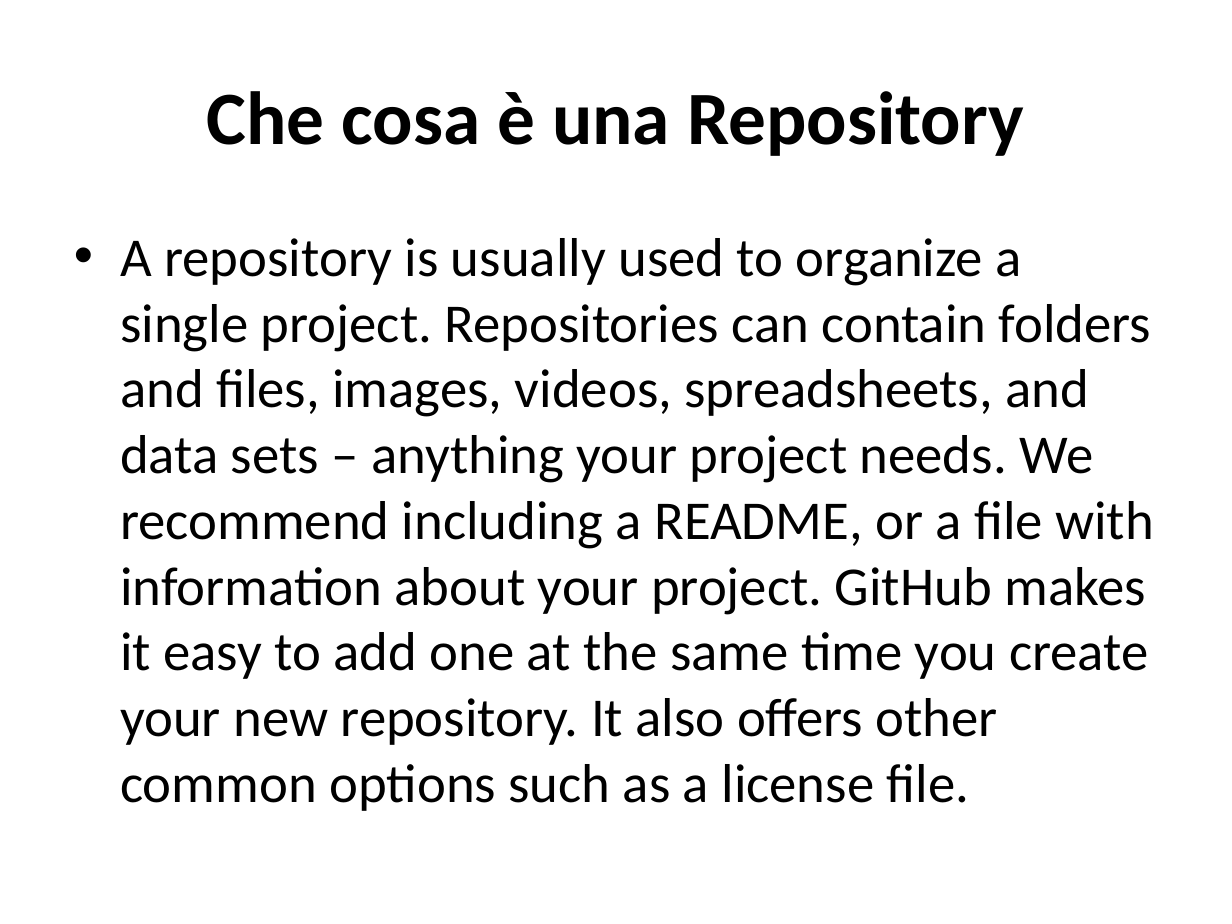
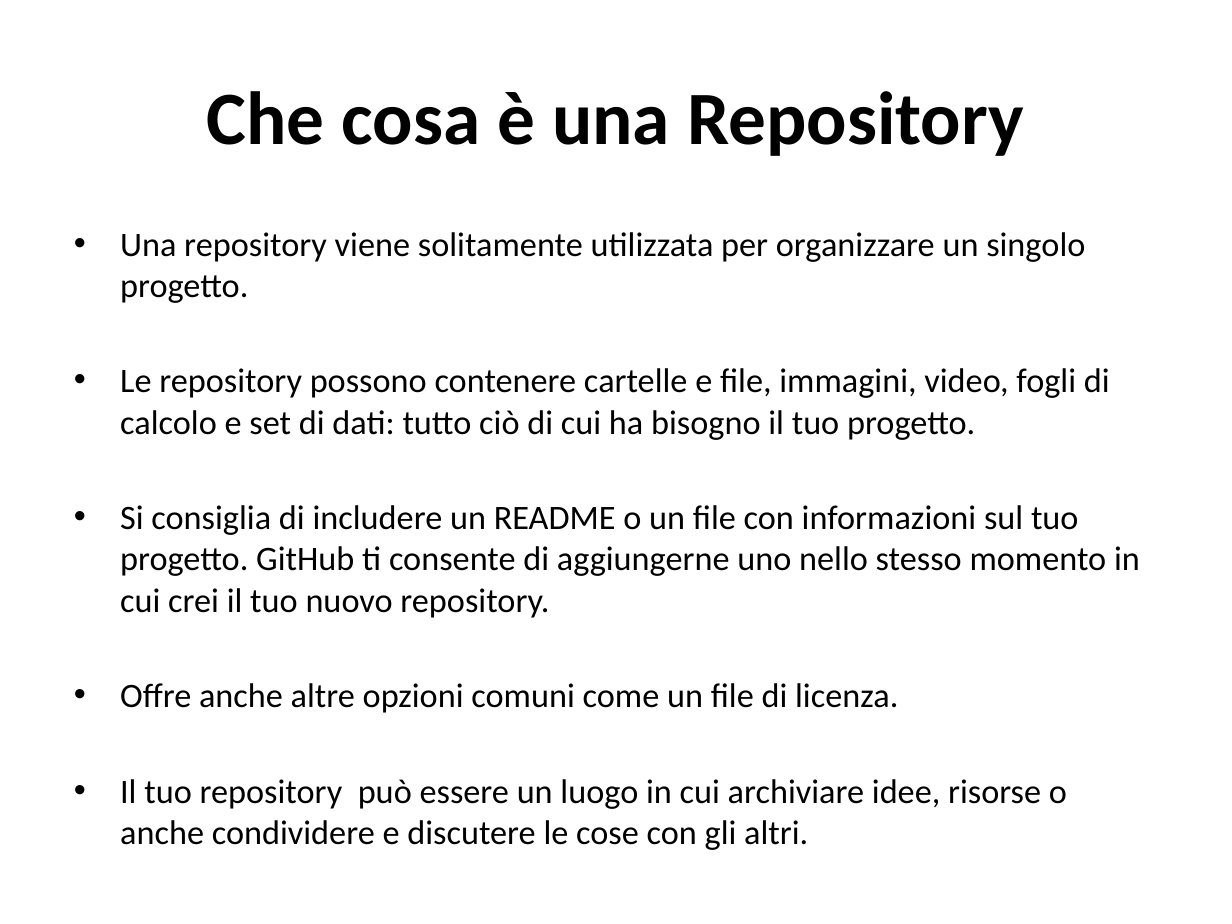
Before and after one commit to TeamEngim/GitHub-Introduction, a slide deck: slide 6 of Primi passi su GitHub.pptx (slide 5 before the commit). Drawn at 1232x924 pixels with LibreOffice and Linux fonts; fonts in the diff are those of the drawing. Boxes give left, top, right and bottom in pixels: in the first picture for what was removed or moved away, otherwise in the second. Text is boxed around its words. In the diff, an @@ line names an element or a change of style, - is before the commit and + after.

```diff
--- a/Primi passi su GitHub.pptx
+++ b/Primi passi su GitHub.pptx
@@ text at [120, 232, 1140, 809]: text changed; size 32 to 20 pt @@
-• A repository is usually used to organize a single project. Repositories can contain folders and files, images, videos, spreadsheets, and data sets – anything your project needs. We recommend including a README, or a file with information about your project. GitHub makes it easy to add one at the same time you create your new repository. It also offers other common options such as a license file.
+• Una repository viene solitamente utilizzata per organizzare un singolo progetto.
+• Le repository possono contenere cartelle e file, immagini, video, fogli di calcolo e set di dati: tutto ciò di cui ha bisogno il tuo progetto.
+• Si consiglia di includere un README o un file con informazioni sul tuo progetto. GitHub ti consente di aggiungerne uno nello stesso momento in cui crei il tuo nuovo repository.
+• Offre anche altre opzioni comuni come un file di licenza.
+• Il tuo repository può essere un luogo in cui archiviare idee, risorse o anche condividere e discutere le cose con gli altri.
```
Also in this commit, not shown: 7 other slides changed, 25 slides added, 2 slides removed.
